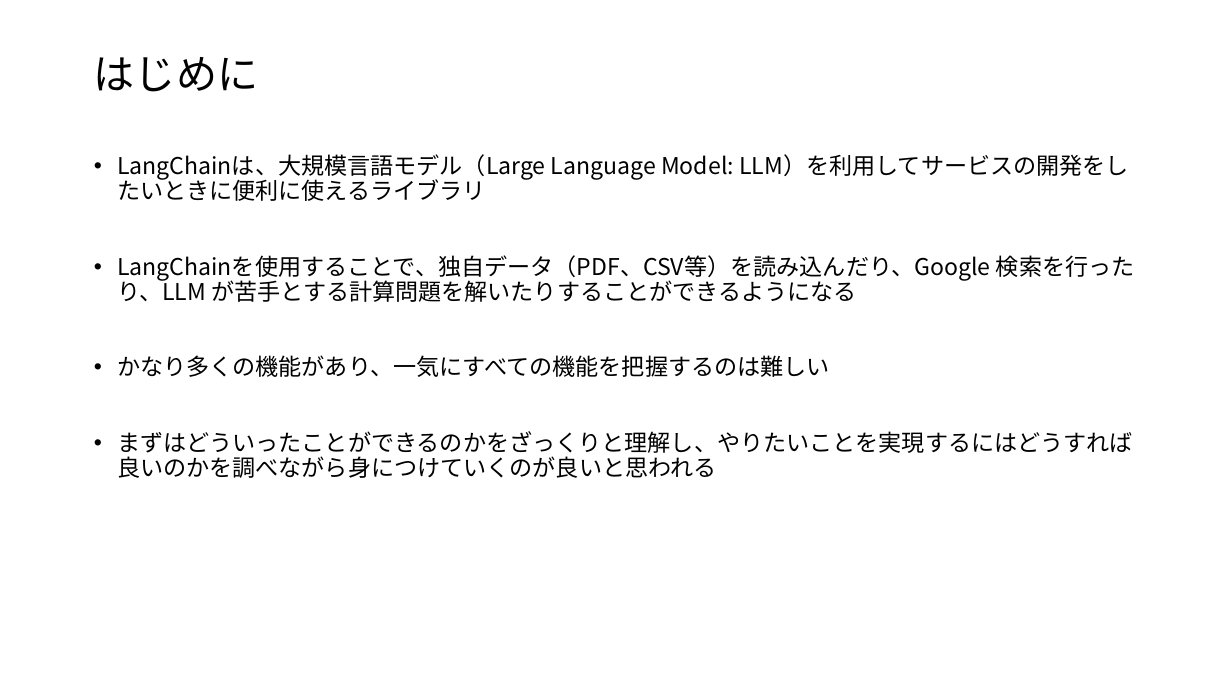
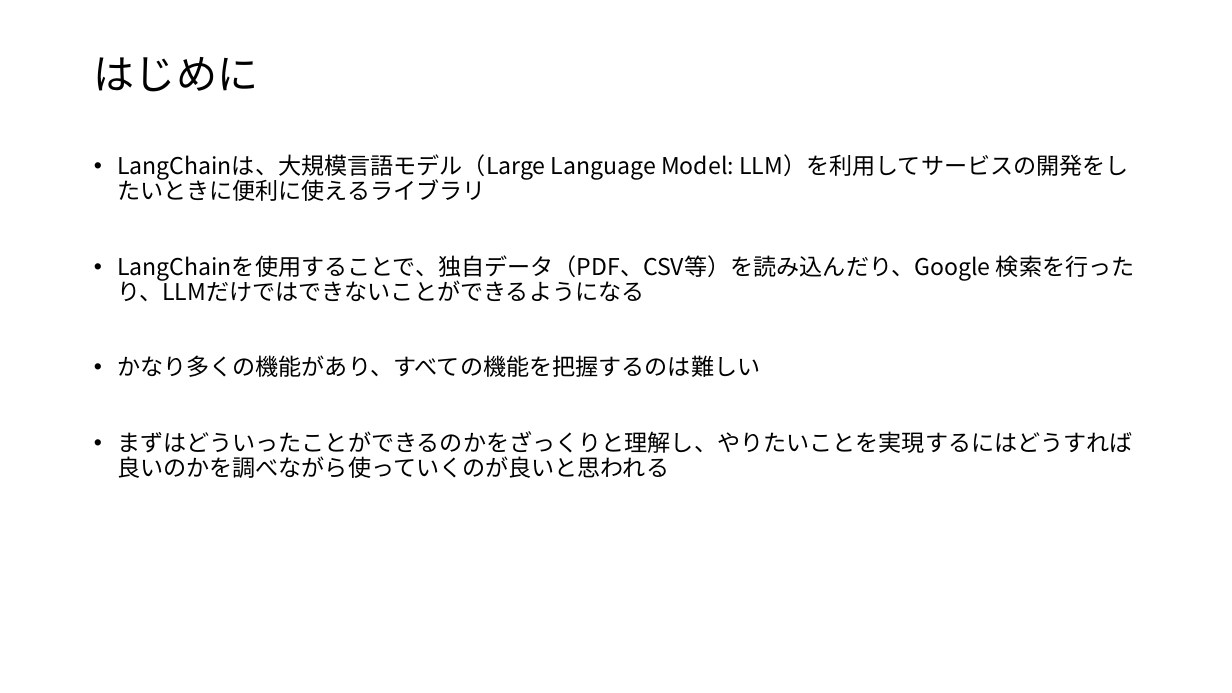
Before and after one commit to nakayasu720/report, a slide deck: slide 2 of LangChainについて.pptx. Drawn at 1232x693 pixels with LibreOffice and Linux fonts; fonts in the diff are those of the drawing. Boxes give left, top, right and bottom in pixels: in the first picture for what was removed or moved away, otherwise in the second. Text is boxed around its words. In the diff, an @@ line names an element or a change of style, - is before the commit and + after.

Commit message:
v2

```diff
--- a/LangChainについて.pptx
+++ b/LangChainについて.pptx
@@ text at <box>117,255,1135,478</box>: text changed @@
-• LangChainを使用することで、独自データ（PDF、CSV等）を読み込んだり、Google 検索を行ったり、LLM が苦手とする計算問題を解いたりすることができるようになる
-• かなり多くの機能があり、一気にすべての機能を把握するのは難しい
-• まずはどういったことができるのかをざっくりと理解し、やりたいことを実現するにはどうすれば良いのかを調べながら身につけていくのが良いと思われる
+• LangChainを使用することで、独自データ（PDF、CSV等）を読み込んだり、Google 検索を行ったり、LLMだけではできないことができるようになる
+• かなり多くの機能があり、すべての機能を把握するのは難しい
+• まずはどういったことができるのかをざっくりと理解し、やりたいことを実現するにはどうすれば良いのかを調べながら使っていくのが良いと思われる
```
Also in this commit, not shown: 10 other slides changed, 1 slide added.
